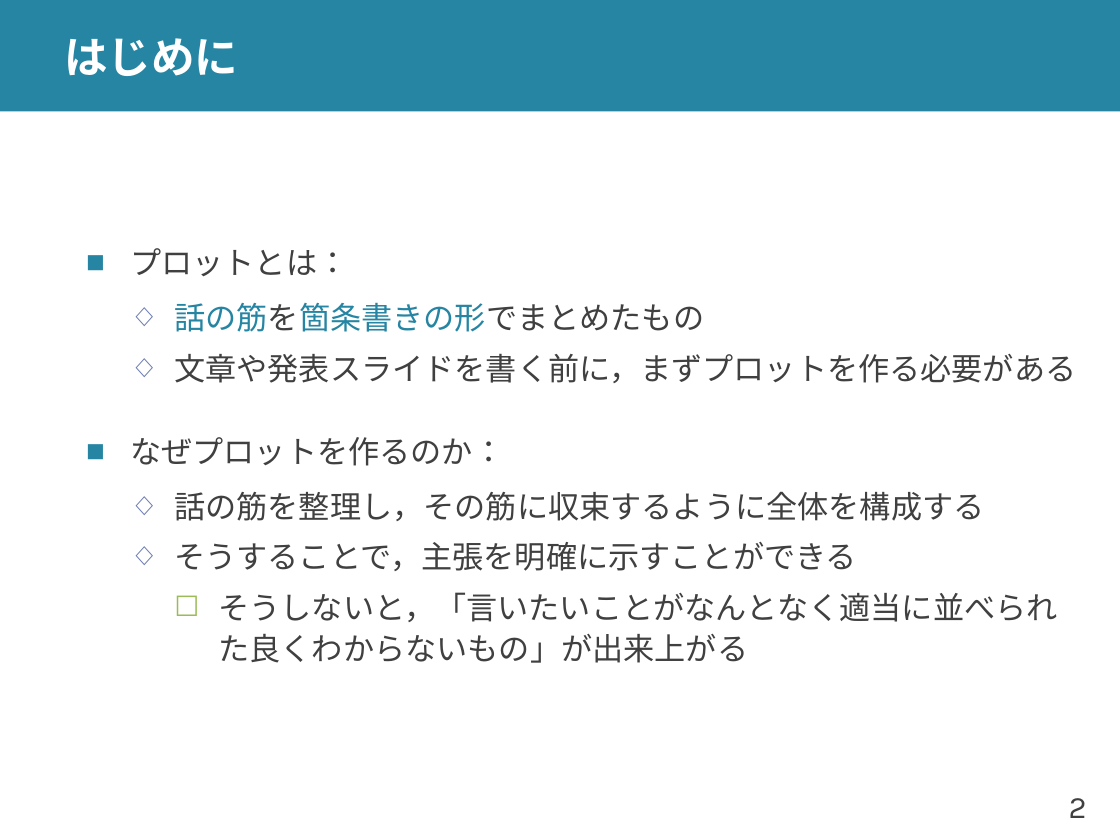
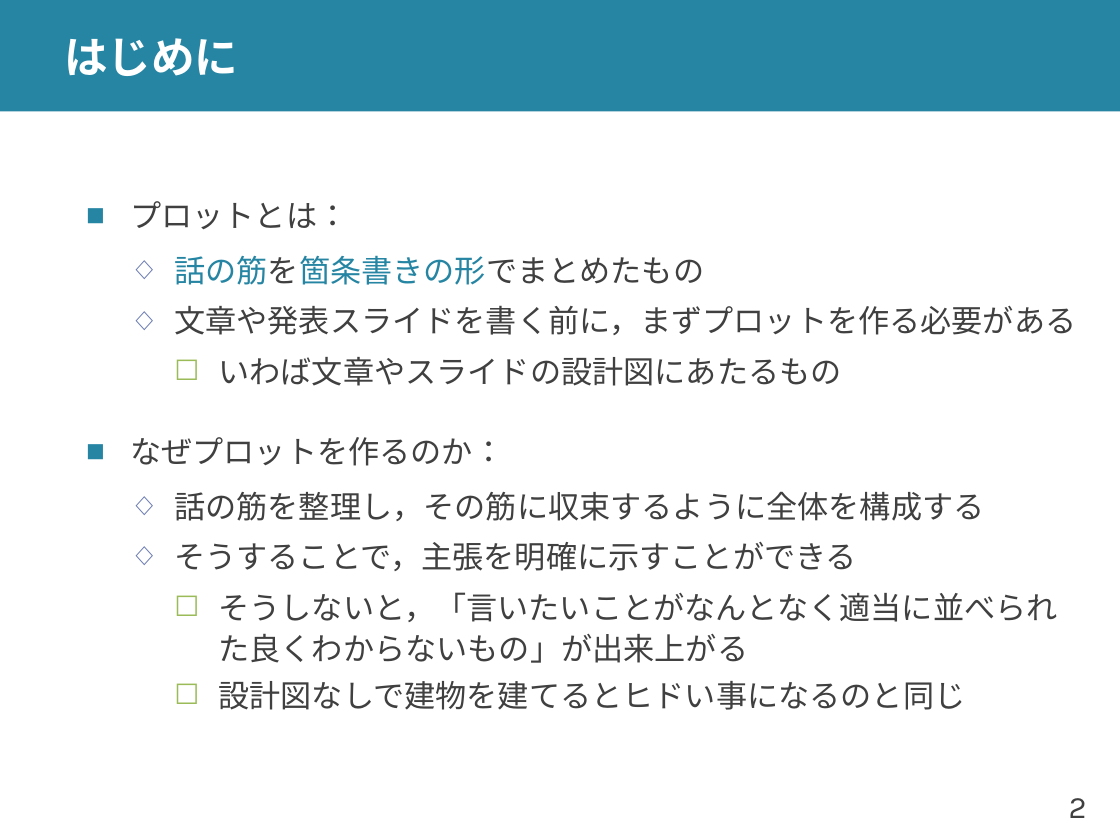
Before and after one commit to shioya-lab/how-to, a slide deck: slide 2 of plot.pptx. Drawn at 1120x840 pixels with LibreOffice and Linux fonts; fonts in the diff are those of the drawing. Boxes give left, top, right and bottom in pixels: in the first picture for what was removed or moved away, otherwise in the second. Text is boxed around its words. In the diff, an @@ line names an element or a change of style, - is before the commit and + after.

Commit message:
plot を v5 に更新
ページ番号が化けていたのを修正，はじめにを更新

```diff
--- a/plot.pptx
+++ b/plot.pptx
@@ text at [218,357,841,386]: paragraph added @@
+    ☐ いわば文章やスライドの設計図にあたるもの
@@ text at [218,681,965,710]: paragraph added @@
+    ☐ 設計図なしで建物を建てるとヒドい事になるのと同じ
```
Also in this commit, not shown: 9 other slides changed, 1 other file.
